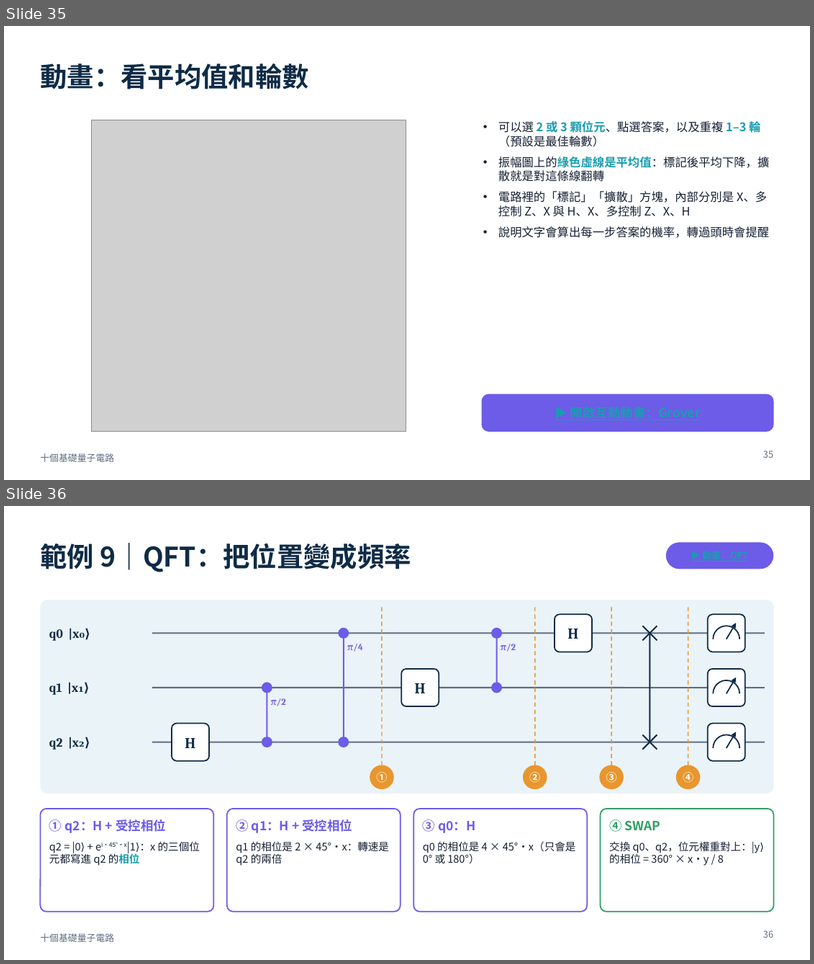
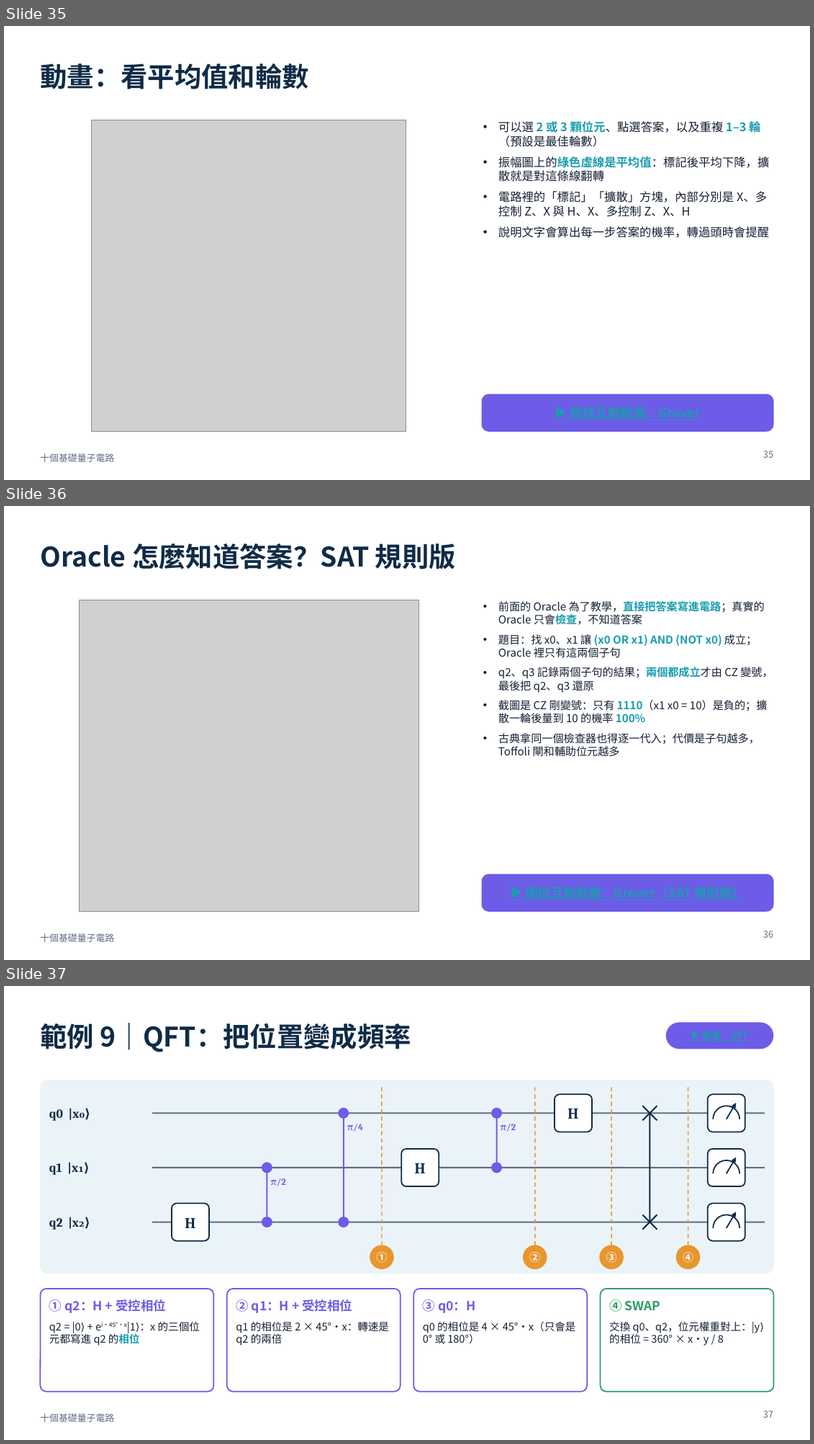
Before and after one commit to pcpcchen-coder/QuantumComputing, a slide deck: slides/output/basic-circuits.pptx. Shown one above the other, each under a label of ours: slides 35 and 36 before the commit, slides 35, 36 and 37 after it. The pictures are 814x964 and 814x1444 pixels, drawn with LibreOffice and Linux fonts; fonts in the diff are those of the drawing; grey boxes stand for pictures. Boxes give left, top, right and bottom in pixels: in the first picture for what was removed or moved away, otherwise in the second. Text is boxed around its words. In the diff, an @@ line names an element or a change of style, - is before the commit and + after.

```diff
--- a/slides/output/basic-circuits.pptx
+++ b/slides/output/basic-circuits.pptx
@@ slide 36 added at box(4, 506, 810, 960), background #FFFFFF; not listed: 1 template element that a slide beside it also shows @@
@@ title added at box(40, 543, 456, 569), 32 pt, text #0F2B46, bold @@
+Oracle 怎麼知道答案？SAT 規則版
@@ picture added at box(79, 600, 419, 911) @@
@@ text added at box(499, 601, 773, 757), 13 pt, text #152033 @@
+• 前面的 Oracle 為了教學，直接把答案寫進電路；真實的 Oracle 只會檢查，不知道答案
+• 題目：找 x0、x1 讓 (x0 OR x1) AND (NOT x0) 成立；Oracle 裡只有這兩個子句
+• q2、q3 記錄兩個子句的結果；兩個都成立才由 CZ 變號，最後把 q2、q3 還原
+• 截圖是 CZ 剛變號：只有 1110（x1 x0 = 10）是負的；擴散一輪後量到 10 的機率 100%
+• 古典拿同一個檢查器也得逐一代入；代價是子句越多，Toffoli 閘和輔助位元越多
@@ rounded rectangle added at box(482, 874, 774, 911), fill #6C5CE7 @@
@@ page number added at box(764, 930, 774, 937), 11 pt, text #5E6E82 @@
+36
@@ what was slide 36 is now slide 37 @@
@@ page number at box(764, 1410, 774, 1417): text changed @@
-36
+37
```
Also in this commit, not shown: 7 other files.
